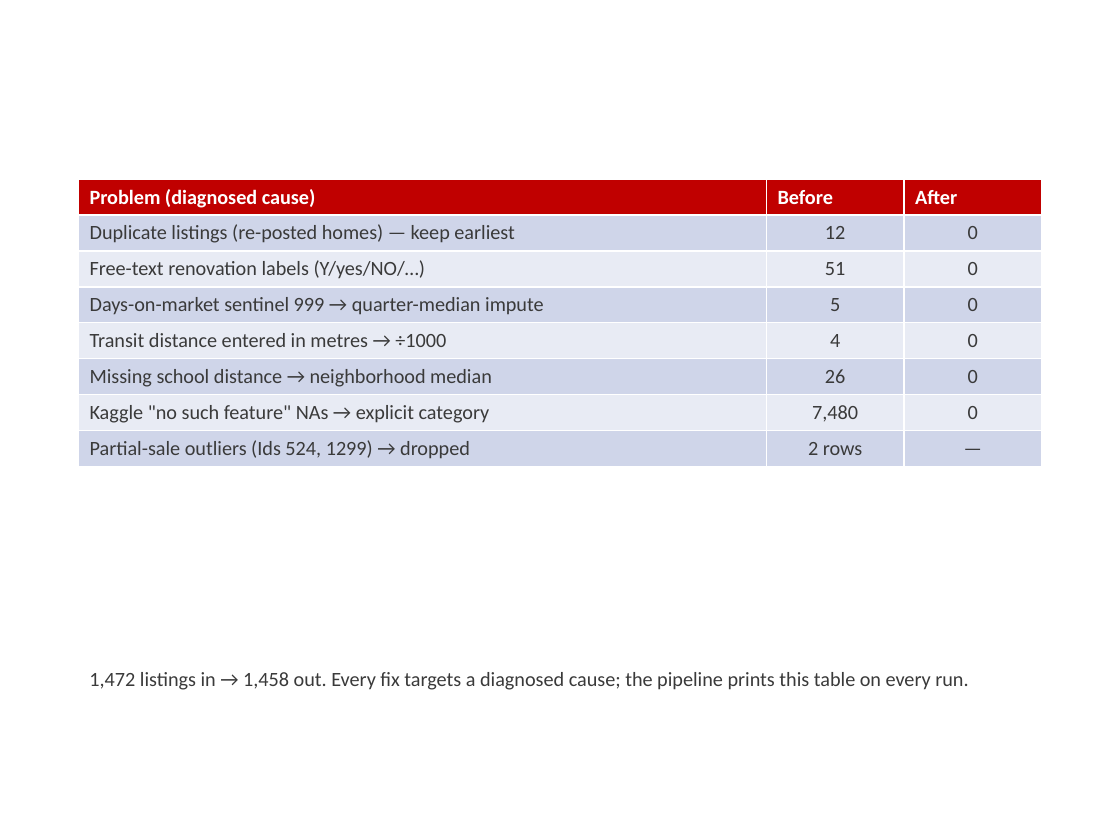
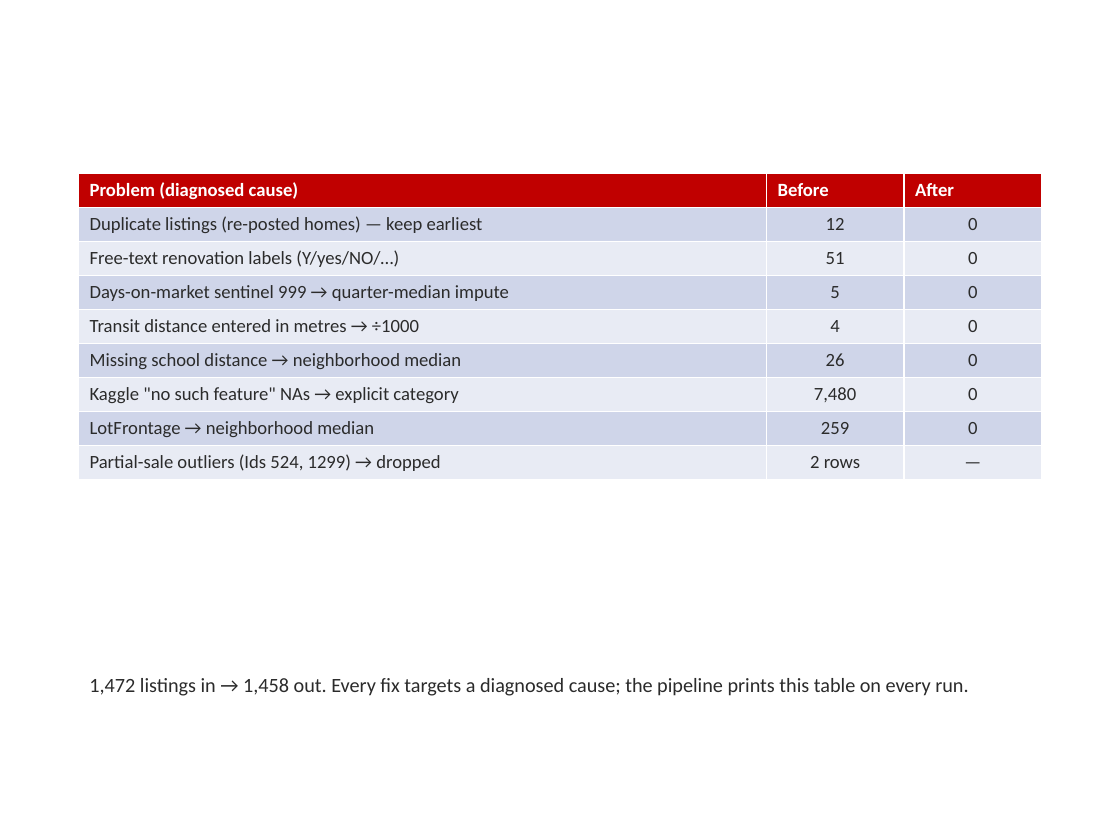
Before and after one commit to ducnt3/house-price-analytics, a slide deck: slide 12 of reports/hust-house-price-slides.pptx (slide 6 before the commit). Drawn at 1120x840 pixels with LibreOffice and Linux fonts; fonts in the diff are those of the drawing; background and template pictures are left out. Boxes give left, top, right and bottom in pixels: in the first picture for what was removed or moved away, otherwise in the second. Text is boxed around its words. In the diff, an @@ line names an element or a change of style, - is before the commit and + after.

Commit message:
docs: expand slide deck to 22 slides with LaTeX-typeset formulas
- Cover lists all members with student IDs
- Formulas re-rendered in Computer Modern (classic LaTeX typeface);
  multi-line formulas split into single-line images so nothing collides
- New slides: agenda, injected-imperfections table, four EDA slides using
  all figures, residual analysis, model-choice rationale, conformal
  calibration walkthrough, monitoring design + results, app screenshot
  on the demo slide

```diff
--- a/reports/hust-house-price-slides.pptx
+++ b/reports/hust-house-price-slides.pptx
@@ table at [78, 174, 1042, 475] @@
+row 8: LotFrontage → neighborhood median | 259 | 0
@@ table: place and size @@
-table at [78, 179, 1042, 463]
+table at [78, 174, 1042, 475]
@@ text "1,472 listings in → 1,458 ..." at [89, 678, 968, 696]: text colour #3A3A3A to #2B2B2B @@
```
Also in this commit, not shown: 11 other slides changed, 10 slides added, 1 slide removed, 13 other files.
